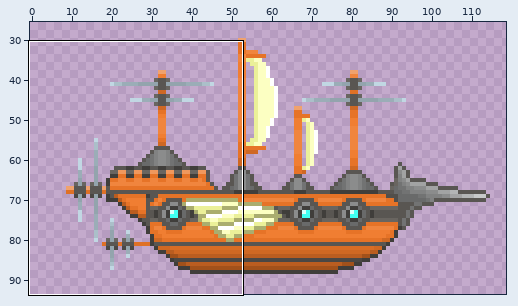
A animated GIF sprite gets an edit: assets/airship_right.gif. The first picture is a wide view before the edit; the outline marks the close-up.
Close-up. Earlier state:
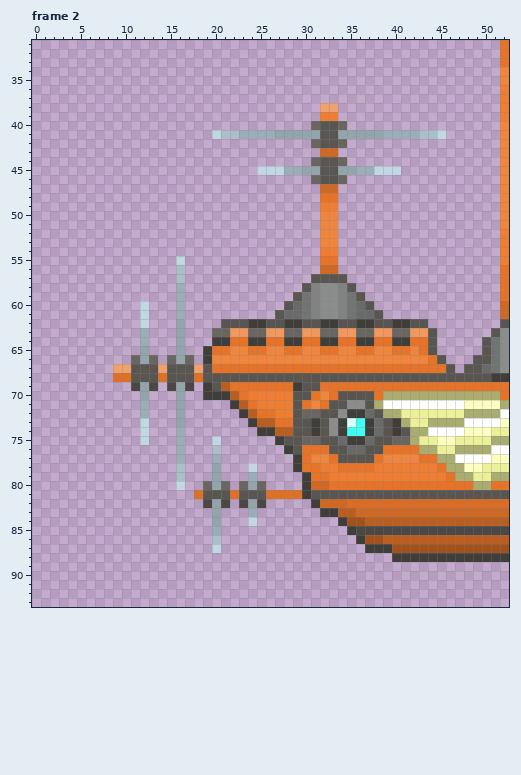
The file is 120x120 pixels, 2 frames. Colours within 5 levels of each other are drawn and written as one. Shown: frame 2: x 0..52, y 31..93. The wide view leaves out empty margins. The commit also changed other frames or places, which this record leaves out.
The same view after the edit:
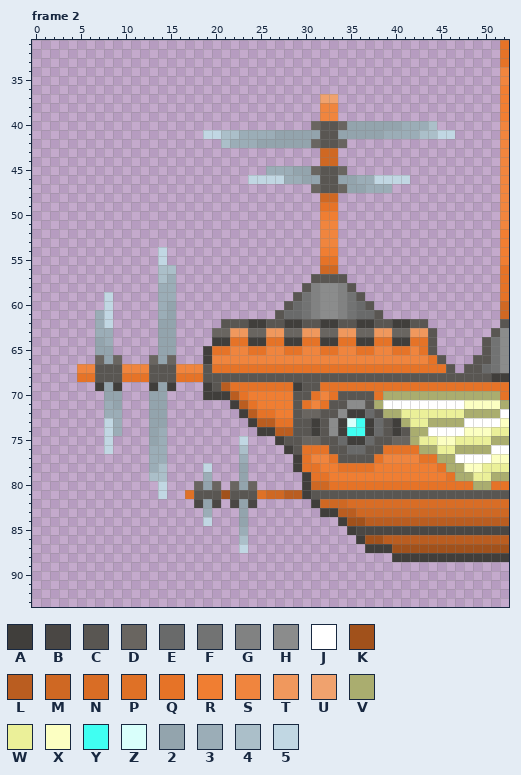
Palette (. is transparent): A #403e3b  B #4a4744  C #595652  D #696560  E #696a6a  F #727373  G #818282  H #8b8c8c  J #ffffff  K #a1511b  L #ba5d20  M #cf6823  N #d96d25  P #df7126  Q #e67327  R #f07e32  S #f0853e  T #f0985d  U #f0a26e  V #aaad6f  W #ebf099  X #fcffc2  Y #40fff2  Z #d9fffb  2 #93a4ad  3 #9badb7  4 #abbfc9  5 #c1d7e3
Changes in this commit:
Frame 2:
y 37: x 32..33 .. -> UU
y 38: x 32..33 UU -> SS
y 39: x 32..33 RR -> SS
y 40: x 35..44 .......... -> 2222223334
y 41: x 19 . -> 5; x 46 . -> 5
y 42: x 21..30 .......... -> 4333222222
y 44: x 31..34 DCCD -> .MM.
y 45: x 25..27 555 -> .33; x 29 3 -> 2; x 31 2 -> D; x 34..40 2233555 -> D......
y 46: x 24..31 .......D -> 55553322; x 34..41 D....... -> 22335555
y 47: x 31..39 .MM...... -> DCCD22333
y 48: x 32..33 QQ -> MM
y 49: x 32..33 RR -> QQ
y 50: x 32..33 SS -> RR
y 54: x 14 . -> 5
y 55: x 14 . -> 5; x 16 5 -> .
y 56: x 14..16 ..4 -> 44.
y 57: x 14..16 ..4 -> 43.
y 58: x 14..16 ..3 -> 33.
y 59: x 8 . -> 5; x 14..16 ..3 -> 33.
y 60: x 8 . -> 5; x 12 5 -> .; x 14..16 ..3 -> 32.
y 61: x 7..8 .. -> 35; x 12 5 -> .; x 14..16 ..3 -> 32.
y 62: x 7..8 .. -> 35; x 12 5 -> .; x 14..16 ..2 -> 22.
y 63: x 7..8 .. -> 33; x 12 3 -> .; x 14..16 ..2 -> 22.
y 64: x 7..8 .. -> 23; x 12 3 -> .; x 14..16 ..2 -> 22.
y 65: x 7..8 .. -> 22; x 12 2 -> .; x 14..16 ..2 -> 22.
y 66: x 7..9 ... -> D2D; x 11..12 D2 -> ..; x 14 . -> 2; x 16..17 2D -> ..
y 67: x 5..12 ....UUCC -> SSCCCSSS; x 14 U -> C; x 16..18 CCU -> SSS
y 68: x 5..12 ....PPCC -> QQCCCQQQ; x 14 P -> C; x 16..18 CCP -> QQQ
y 69: x 7..9 ... -> A2A; x 11..17 B2B.B2B -> ..A2A..
y 70: x 8..9 .. -> 22; x 12..14 2.. -> .22; x 16 2 -> .
y 71: x 8..9 .. -> 32; x 12..14 3.. -> .22; x 16 2 -> .
y 72: x 8..9 .. -> 33; x 12..14 3.. -> .22; x 16 2 -> .
y 73: x 8..9 .. -> 53; x 12..14 5.. -> .22; x 16 2 -> .
y 74: x 8..9 .. -> 53; x 12..14 5.. -> .23; x 16 3 -> .
y 75: x 8 . -> 5; x 12..14 5.. -> .23; x 16 3 -> .; x 20 5 -> .; x 23 . -> 5
y 76: x 8 . -> 5; x 13..14 .. -> 33; x 16 3 -> .; x 20 4 -> .; x 23 . -> 4
y 77: x 13..14 .. -> 33; x 16 3 -> .; x 20 3 -> .; x 23 . -> 3
y 78: x 13..14 .. -> 34; x 16 4 -> .; x 19..20 .2 -> 5.; x 23..24 .5 -> 2.
y 79: x 13..14 .. -> 44; x 16 4 -> .; x 19..20 .2 -> 3.; x 23..24 .3 -> 2.
y 80: x 14 . -> 5; x 16 5 -> .; x 18..25 .D2D.D2D -> D2D.D2D.
y 81: x 14 . -> 5; x 17..18 .P -> PC; x 21..22 CP -> KC; x 25..29 CPPPP -> PMMLL
y 82: x 18..25 .B2B.B2B -> B2B.B2B.
y 83: x 19..20 .2 -> 3.; x 23..24 .3 -> 2.
y 84: x 19..20 .2 -> 5.; x 23..24 .5 -> 2.
y 85: x 20 3 -> .; x 23 . -> 3
y 86: x 20 4 -> .; x 23 . -> 4
y 87: x 20 5 -> .; x 23 . -> 5
Where, in picture pixels (left, top, right, bottom), the same in both close-ups:
changed: (203, 94, 455, 220)
changed: (77, 247, 302, 553)
